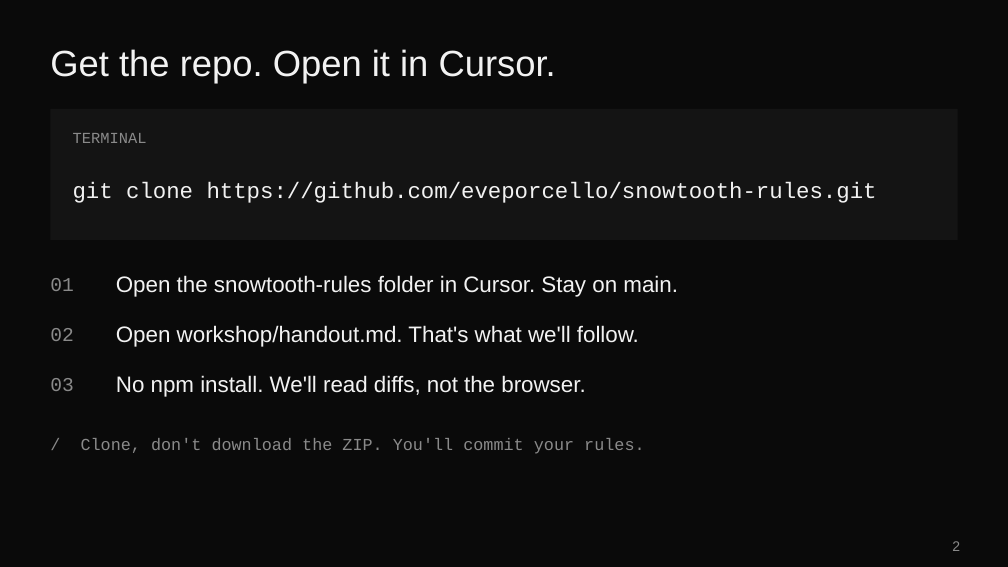
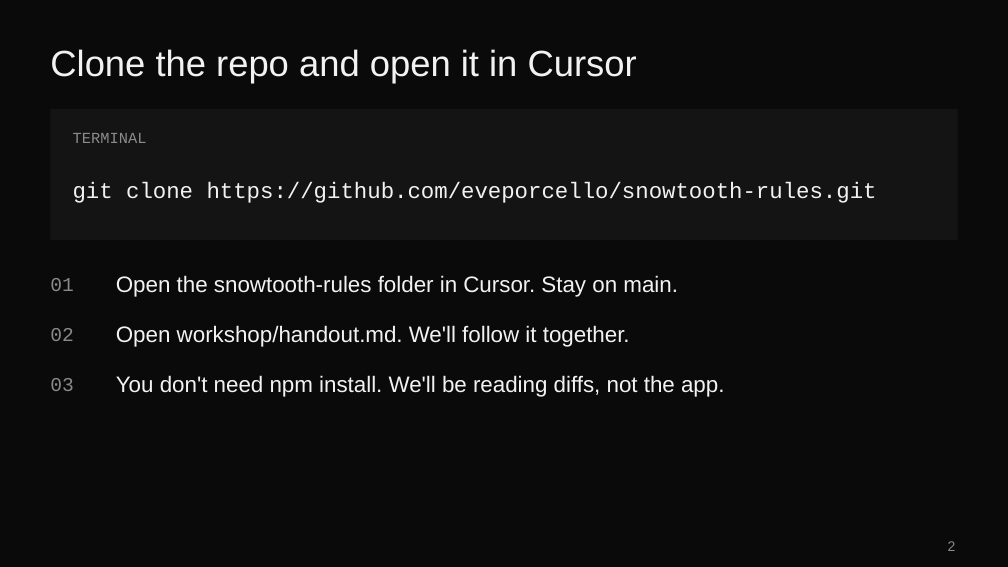
Before and after one commit to eveporcello/snowtooth-rules-teacher-guide, a slide deck: slide 2 of snowtooth-rules.pptx. Drawn at 1008x567 pixels with LibreOffice and Linux fonts; fonts in the diff are those of the drawing. Boxes give left, top, right and bottom in pixels: in the first picture for what was removed or moved away, otherwise in the second. Text is boxed around its words. In the diff, an @@ line names an element or a change of style, - is before the commit and + after.

```diff
--- a/snowtooth-rules.pptx
+++ b/snowtooth-rules.pptx
@@ title at (x1=50, y1=49, x2=637, y2=83): text changed @@
-Get the repo. Open it in Cursor.
+Clone the repo and open it in Cursor
@@ text at (x1=116, y1=325, x2=630, y2=347): text changed @@
-Open workshop/handout.md. That's what we'll follow.
+Open workshop/handout.md. We'll follow it together.
@@ text at (x1=116, y1=375, x2=724, y2=397): text changed @@
-No npm install. We'll read diffs, not the browser.
+You don't need npm install. We'll be reading diffs, not the app.
@@ text removed at (x1=81, y1=438, x2=644, y2=454) @@
-/ Clone, don't download the ZIP. You'll commit your rules.
@@ page number moved from (x1=952, y1=541, x2=960, y2=551) to (x1=948, y1=541, x2=956, y2=551) @@
```
Also in this commit, not shown: 8 other slides changed, 3 other files.
